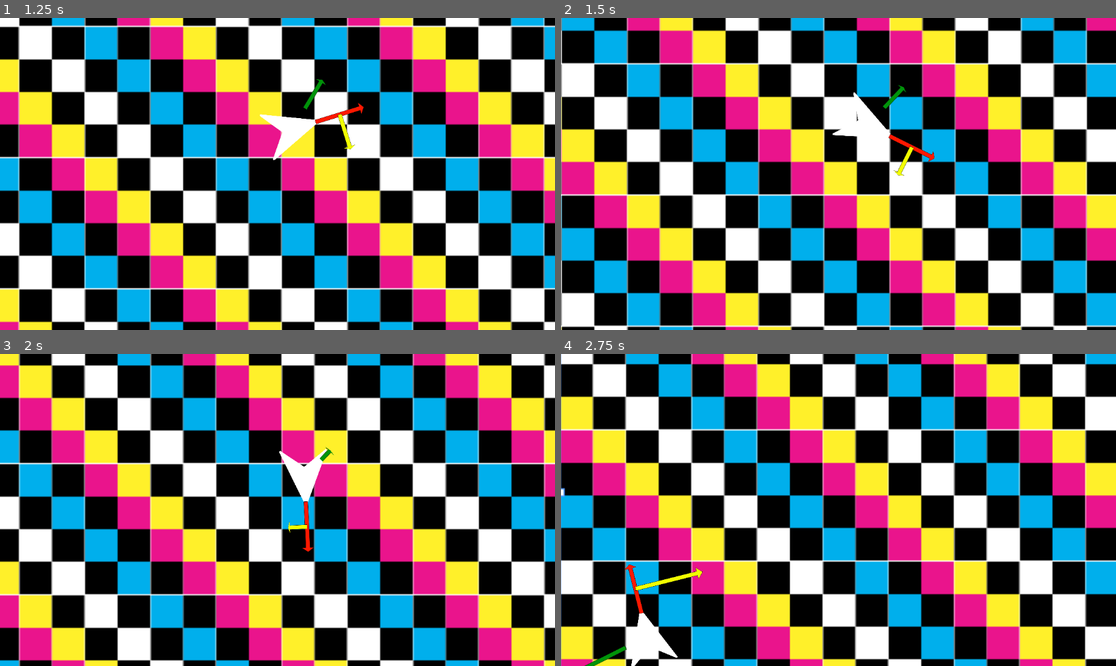
Above: before the commit, frames 1-4 (two rows, left to right).
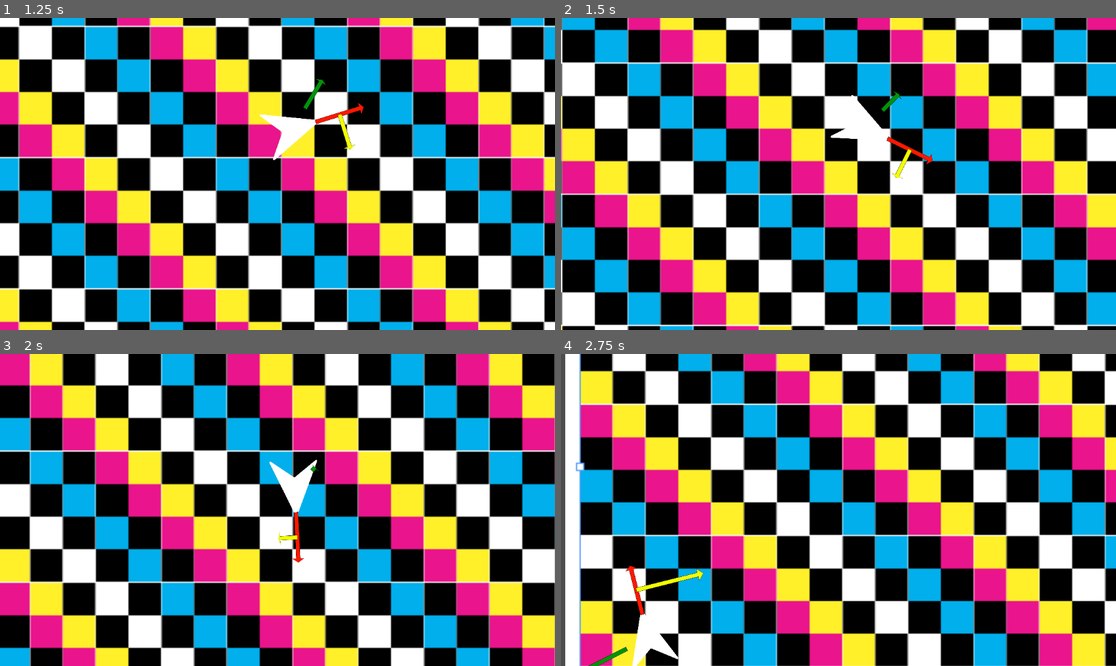
Above: after the commit, the same moments.

Repository: ParadoxArcher/Angle_Advantage
Game: Godot game, scene res://Scenes/GameScene.tscn
The game is run twice, just before and just after one commit, with the same random seed, the same clock (stepped at 60 frames per second) and the same inputs.
Inputs:
- Up to frame 1 (1.25 s): tap Enter at 0.5 s; hold D (RotateRight) from 0.53 s (still down); hold W (Boost) from 0.53 s (still down)
- Up to frame 2 (1.5 s): release D (RotateRight) at 1.28 s; release W (Boost) at 1.28 s; hold S (Brake) from 1.28 s (still down); tap W (Boost) at 1.35 s
- Up to frame 3 (2 s): keep holding S (Brake)
- Up to frame 4 (2.75 s): release S (Brake) at 2.03 s; hold D (RotateRight) from 2.03 s (still down); hold W (Boost) from 2.03 s (still down); tap Space (Dodge) at 2.1 s

Frame 1 is identical in both runs. In frame 2, 13% of the frame differs, in the area x 0-100%, y 0-100%; in frame 3, 63%; in frame 4, 82%.

Commit message:
vault backup: 2025-01-10 09:47:10

Diff:
--- a/zProject Files/Godot/Scripts/PlayerScript.gd
+++ b/zProject Files/Godot/Scripts/PlayerScript.gd
@@ -6,13 +6,16 @@
 @export var MaxRota = [TAU, TAU] # {0: Fluctuating, 1: BaseMaxRota}
 @export var RotaAccel = [10.0, -.2, 10.0, 0.05] # {0: RotaAccel, 1: AccelEaseCurve, 2: RotaDecel, 3: DecelEaseCurve}
 
-## Boost Variables
-@export var MaxSpeed = [1000, 1000] # {0: Fluctuating, 1: BaseMaxSpeed}
-@export var SpeedAccel = [1, 1.5] # {0: Accel,  1: Decel}
+## Brake Variables
+@export var BrakeSpeedDecel = 3
 
 ##Dodge Variables
 @export var DodgeMaxSpeed = [1.5, 100, -4] # {0: MaxSpeedMultiplier, 1: MaxSpeedDecel, 2: EaseCurve}
 @export var DodgeMaxRota = [2, PI/2, -4] # {0: MaxRotaMultiplier, 1: MaxRotaDecel, 2: EaseCurve}
+
+## Boost Variables
+@export var MaxSpeed = [1000, 1000] # {0: Fluctuating, 1: BaseMaxSpeed}
+@export var SpeedAccel = [1, .5] # {0: Accel,  1: Decel}
 
 ## Display Variables
 @export var MarkerSize = {"CenterGap": 50, "RotaSpeedGap": 75, "VelLength": .5, "NeutralLength": .35, "RotaSpeedLength": .5} #RotaSpeedGap left unimplemented, intended to slide rota_speed_display along neutral_display
@@ -23,27 +26,36 @@
 #endregion
 
 func _physics_process(delta):
+	var MoveInput = Vector2(Input.get_action_strength("RotateRight") - Input.get_action_strength("RotateLeft"), Input.get_action_strength("Boost") - Input.get_action_strength("Braking"))
+	var AccelRate
+
 	#region Rotation
-	var MoveInput = Input.get_action_strength("RotateRight") - Input.get_action_strength("RotateLeft")
 	var RotaRate = [RotaAccel[2], RotaAccel[3]]
-	if MoveInput != 0:
+	if MoveInput.x != 0:
 		RotaRate = [RotaAccel[0], RotaAccel[1]]
 
-	RotaSpeed = lerpf(RotaSpeed, MoveInput * MaxRota[0], ease(RotaRate[0], RotaRate[1]) * delta) # Rotation Acceleration
+	RotaSpeed = lerpf(RotaSpeed, MoveInput.x * MaxRota[0], ease(RotaRate[0], RotaRate[1]) * delta) # Rotation Acceleration
 	rotate(RotaSpeed * delta)
 	#endregion
 
 	#region Boost
 	var BoostDir = Vector2(0, 0)
-	var AccelRate
-	if Input.is_action_pressed("Boost"):
+	if MoveInput.y >= .75:
 		BoostDir = Vector2(cos(rotation), sin(rotation))
 		AccelRate = SpeedAccel[0]
-	else:
+	elif absf(MoveInput.y) < .75 :
 		AccelRate = SpeedAccel[1]
+	var TargetVel = BoostDir * MaxSpeed[0]
+	#endregion
 
-	var TargetVel = BoostDir * MaxSpeed[0]
-	velocity = lerp(velocity, TargetVel, AccelRate * delta) # Velocity Acceleration
+	#region Brake
+
+	if MoveInput.y <= .75:
+		AccelRate = BrakeSpeedDecel
+
+
+
+
 	#endregion
 
 	#region Dodge
@@ -62,14 +74,11 @@
 
 	#endregion
 
-	#region Braking...
-
-	#endregion
-
 	#region WallBoost...
 
 	#endregion
 
+	velocity = lerp(velocity, TargetVel, AccelRate * delta)
 	move_and_slide()
 
 	#region Markers
Not shown, changed: .obsidian/workspace.json
Not shown, changed: Devlogs/2025-01-10.md
